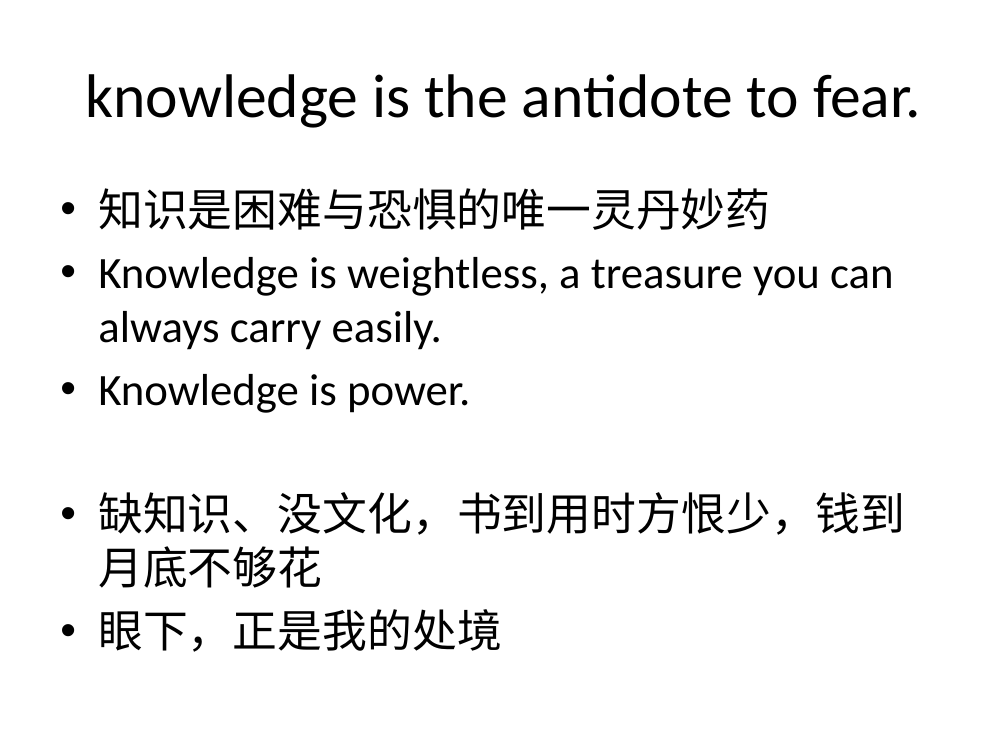
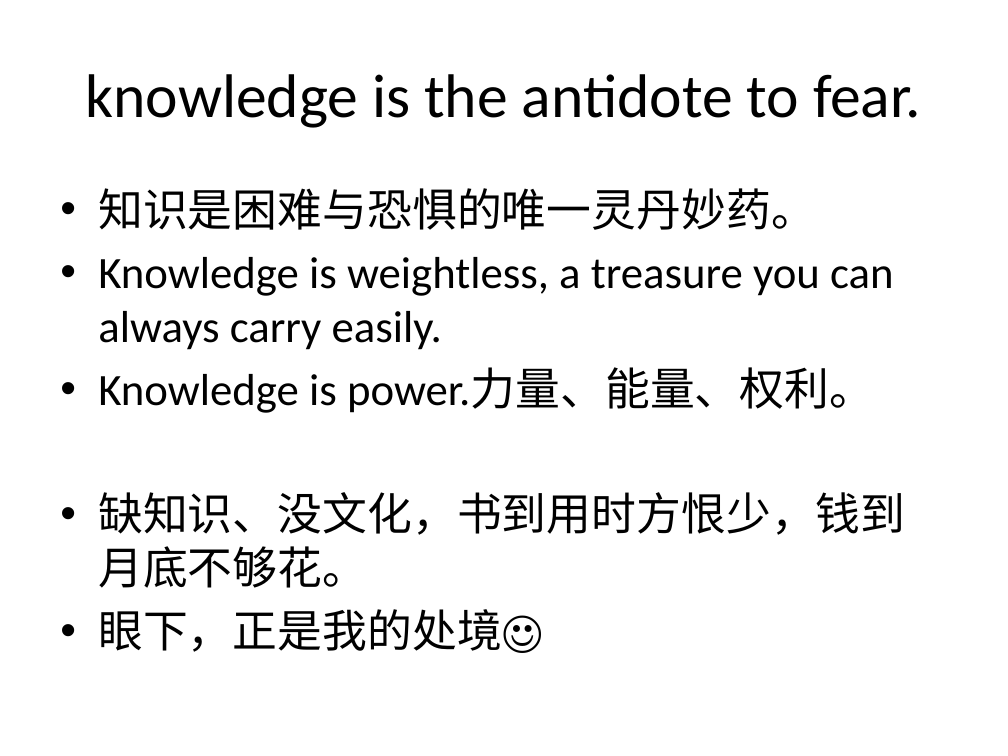
Before and after one commit to FinchYang/pyinrealworld, a slide deck: slide 13 of doc/Blah blah blah.pptx (slide 14 before the commit). Drawn at 1008x756 pixels with LibreOffice and Linux fonts; fonts in the diff are those of the drawing. Boxes give left, top, right and bottom in pixels: in the first picture for what was removed or moved away, otherwise in the second. Text is boxed around its words. In the diff, an @@ line names an element or a change of style, - is before the commit and + after.

```diff
--- a/doc/Blah blah blah.pptx
+++ b/doc/Blah blah blah.pptx
@@ text at (98,188,816,230): text changed @@
-• 知识是困难与恐惧的唯一灵丹妙药
+• 知识是困难与恐惧的唯一灵丹妙药。
@@ text at (98,368,905,653): text changed @@
-• Knowledge is power.
-• 缺知识、没文化，书到用时方恨少，钱到月底不够花
-• 眼下，正是我的处境
+• Knowledge is power.力量、能量、权利。
+• 缺知识、没文化，书到用时方恨少，钱到月底不够花。
+• 眼下，正是我的处境☺
```
Also in this commit, not shown: 19 other slides changed, 2 slides removed, 8 other files.
